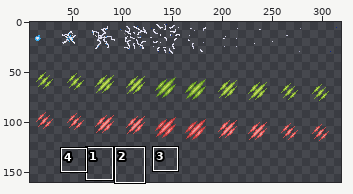
A sprite sheet gets an edit: Resources/AwesomeGuns/Weapons/SPRITES/Hits.gif. Above, an overview of the earlier version with the close-up marked.
Close-up. Before:
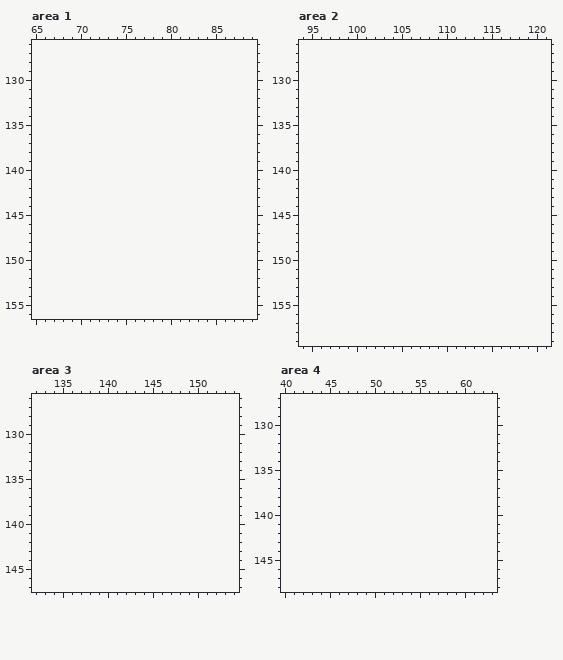
The file is 320x120 pixels. Shown: area 1: x 65..89, y 126..156; area 2: x 94..121, y 126..159; area 3: x 132..154, y 126..147; area 4: x 40..63, y 127..148. The old version is drawn lined up with the new one, on the new canvas. The wide view leaves out empty margins. The commit also changed other parts of the picture, which this record leaves out.
Now the later version:
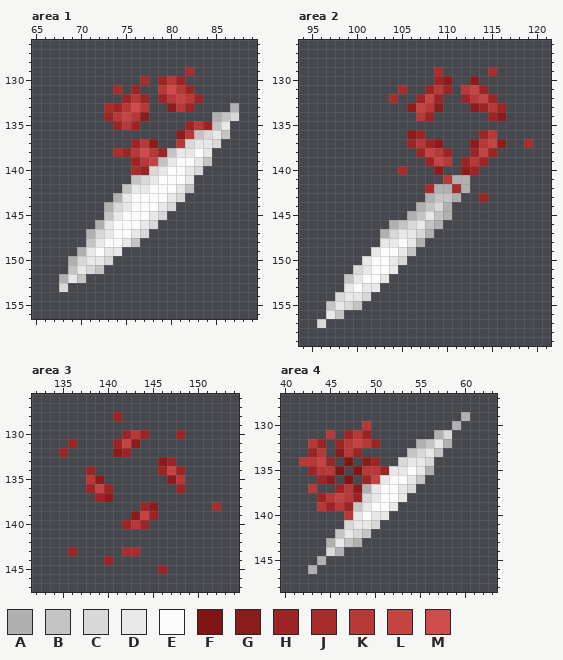
Palette (. is transparent): A #b0b0b0  B #c4c4c4  C #d8d8d8  D #e8e8e8  E #fcfcfc  F #801414  G #8c1c1c  H #9c2424  J #a82c2c  K #b83838  L #c44444  M #d04c4c
The edit:
canvas 320x120 -> 320x160
Changed rows in their new state; - is an unchanged pixel.
Area 1:
first column x 68:
129 --------------J-----
130 ---------J-HKH------
131 ------J-H--KMKH-----
132 -------HKH-HKLKH----
133 -----JHKMK--GKH----A
134 -----HKLKG-------ABC
135 ------HKH-----HKHBD-
136 -------------GKBCDB-
137 --------HKG--KCDDC--
138 ------JHKMKHBDDED---
139 --------HKLBDEEDB---
140 --------JHCDEEDC----
141 --------BCDEEED-----
142 -------BDDEEEDB-----
143 ------ADEEEEDC------
144 -----ACDEEEDC-------
145 -----BDEEEDC--------
146 ----ADEEEDC---------
147 ---ACDEEDC----------
148 ---BDEEDB-----------
149 --ADEDD-------------
150 -ACDDC--------------
151 -BDCB---------------
152 ADB-----------------
153 C-------------------
Area 2:
first column x 96:
129 -------------J-----J----
130 -------------HG--G------
131 ---------J--HKH-KLH-----
132 --------J--HLH--HKLH----
133 ----------GLKG---GHKH---
134 -----------KH------HG---
136 ----------GH------HK----
137 ----------HKHG---GKLG--J
138 -----------HLKH--HLH----
139 ------------HLK-HKH-----
140 ---------J---G--GH------
141 --------------KAA-------
142 ------------JAAJA-------
143 ------------ABBA--H-----
144 -----------ABCA---------
145 ----------ABDBA---------
146 --------ABCDBA----------
147 -------ACDDCA-----------
148 -------DDEDA------------
149 ------DEEDB-------------
150 -----DEEDC--------------
151 ----CDEED---------------
152 ---BDEED----------------
153 ---DEDD-----------------
154 --CDDC------------------
155 -BDCB-------------------
156 -DB---------------------
157 C-----------------------
Area 3:
first column x 135:
128 ------H-----------
130 -------HKH---H----
131 -H----HLG---------
132 H-----GH----------
133 -----------GH-----
134 ---H-------HLH----
135 ---KG-------GK----
136 ---HLH-------H----
137 ----HG------------
138 ---------HG------J
139 --------GLH-------
140 -------HKH--------
143 -H-----JJ---------
144 -----H------------
145 -----------H------
Area 4:
first column x 42:
129 ------------------A
130 -------K---------A-
131 ---K-HKH-------AC--
132 -KH-HKLKH----ABDA--
133 -HK-GKH-----BCDB---
134 KKLH-F-GH--CDDC----
135 -HKKF-FKKHDDEDA----
136 --HG-F-HLDEEDB-----
137 -K--HKGADEEDC------
138 --HKLKHCDEED-------
139 --KHKHBDEED--------
140 -----KDEDD---------
141 -----CDDC----------
142 ----BDCB-----------
143 ---ADBA------------
144 ---CA--------------
145 --A----------------
146 -A-----------------
